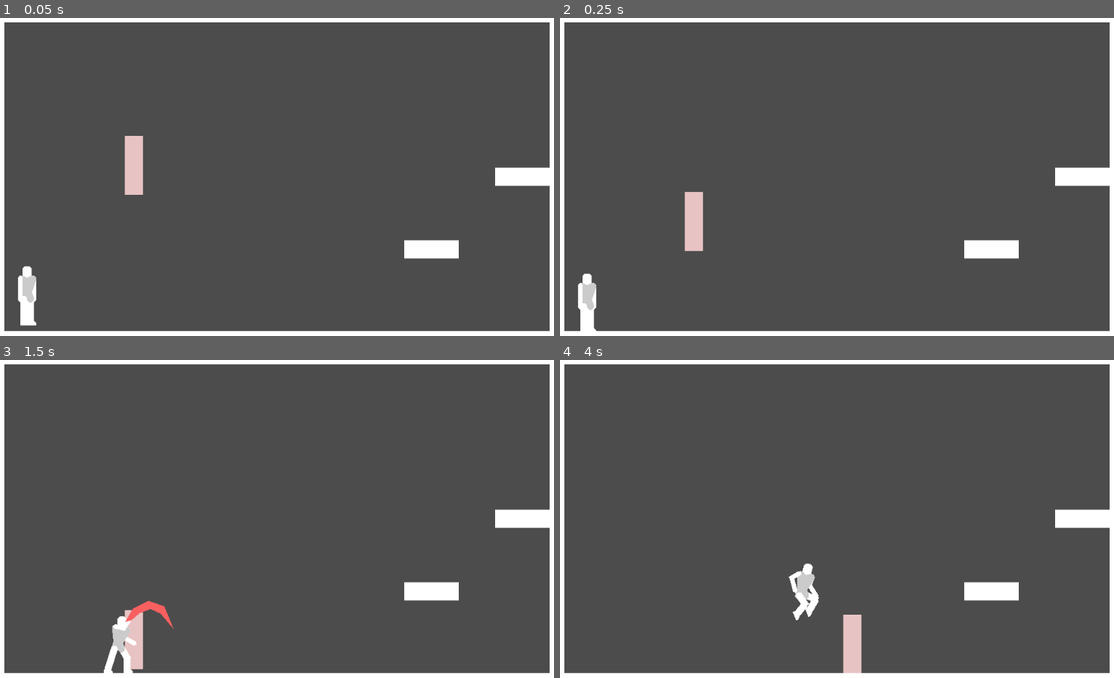
Above: before the commit, frames 1-4 (two rows, left to right).
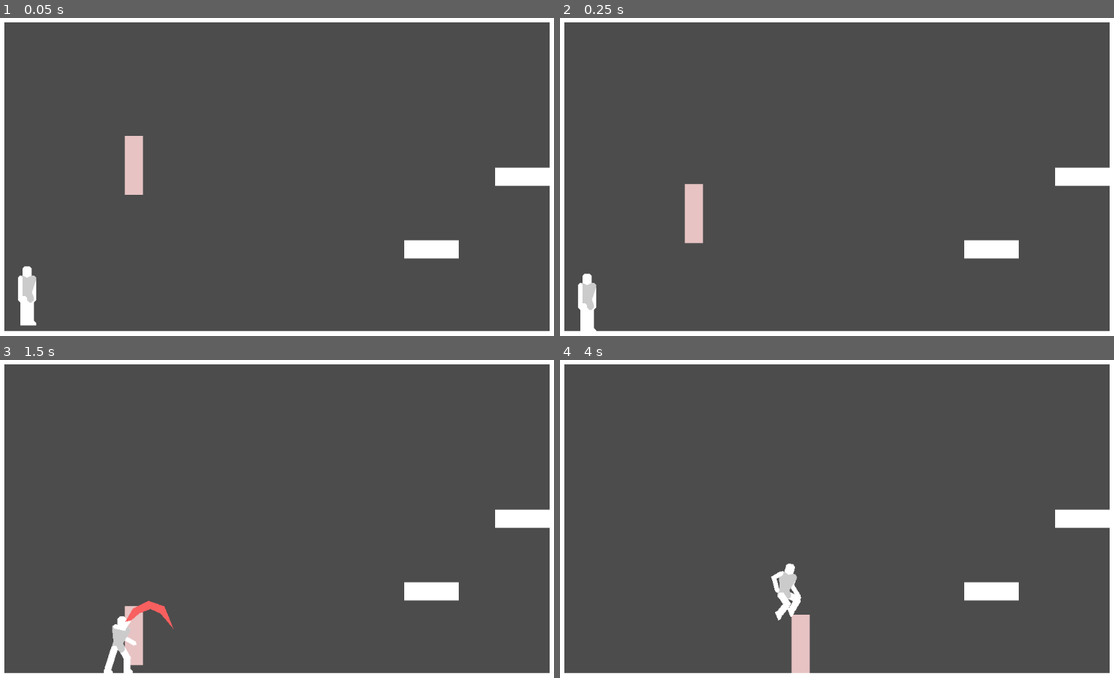
Above: after the commit, the same moments.

Repository: DarknessCatt/Lost-Soul
Game: Godot game, scene res://Maps/Debug_Map/Debug_Map.tscn
Same seed, same stepped clock (60 frames per second), same inputs: the game is played once before the commit and once after it. The project has no main scene, so this scene is started directly.
Inputs:
- Up to frame 1 (0.05 s): no input
- Up to frame 2 (0.25 s): no input
- Up to frame 3 (1.5 s): hold C (hero_attack) 0.53-1.28 s; hold Right (hero_right) from 0.53 s (still down); tap Z (hero_jump) at 0.77 s; tap C (hero_attack) at 1.35 s
- Up to frame 4 (4 s): tap Z (hero_jump) at 1.52, 3.02, 3.77 s; release Right (hero_right) at 2.03 s; hold Left (hero_left) 2.03-2.78 s; hold C (hero_attack) 2.03-2.78 s; hold Right (hero_right) from 2.78 s (still down); tap C (hero_attack) at 2.85 s; hold C (hero_attack) from 3.53 s (still down)

Frame 1 is identical in both runs. In frame 2, 0.2% of the frame differs, in the area x 22-26%, y 52-74%; in frame 3, less than 0.1%; in frame 4, 2.2%, in the area x 38-55%, y 63-99%.

Commit message:
Hitboxes Minor Improvements

Diff:
--- a/Lost_Soul/Entities/Hero/Hero.tscn
+++ b/Lost_Soul/Entities/Hero/Hero.tscn
@@ -325,7 +325,7 @@
 tracks/16/imported = false
 tracks/16/enabled = true
 tracks/16/keys = {
-"times": PoolRealArray( 0, 0.04, 0.1 ),
+"times": PoolRealArray( 0, 0.05, 0.11 ),
 "transitions": PoolRealArray( 1, 1, 1 ),
 "update": 1,
 "values": [ true, false, true ]
@@ -522,7 +522,7 @@
 tracks/15/imported = false
 tracks/15/enabled = true
 tracks/15/keys = {
-"times": PoolRealArray( 0, 0.09, 0.13 ),
+"times": PoolRealArray( 0, 0.08, 0.13 ),
 "transitions": PoolRealArray( 1, 1, 1 ),
 "update": 1,
 "values": [ true, false, true ]
@@ -534,7 +534,7 @@
 tracks/16/imported = false
 tracks/16/enabled = true
 tracks/16/keys = {
-"times": PoolRealArray( 0, 0.12, 0.15 ),
+"times": PoolRealArray( 0, 0.11, 0.16 ),
 "transitions": PoolRealArray( 1, 1, 1 ),
 "update": 1,
 "values": [ true, false, true ]
@@ -1656,7 +1656,7 @@
 radius = 40.0
 
 [sub_resource type="CircleShape2D" id=11]
-radius = 48.0
+radius = 40.0
 
 [sub_resource type="CircleShape2D" id=12]
 radius = 36.2215
@@ -1747,6 +1747,7 @@
 }
 
 [node name="Jab1" type="Node2D" parent="Body/Hitboxes"]
+visible = false
 
 [node name="Jab1_Hitbox" parent="Body/Hitboxes/Jab1" instance=ExtResource( 7 )]
 position = Vector2( 59, -28 )
@@ -1754,13 +1755,14 @@
 Id = 1
 Damage = 5
 Force = 100
-Direction = Vector2( 1, -0.1 )
+Direction = Vector2( 1, -0.5 )
 
 [node name="Jab1_Hitbox" type="CollisionShape2D" parent="Body/Hitboxes/Jab1/Jab1_Hitbox"]
 shape = SubResource( 9 )
 disabled = true
 
 [node name="Jab2" type="Node2D" parent="Body/Hitboxes"]
+visible = false
 
 [node name="Jab2_Hitbox" parent="Body/Hitboxes/Jab2" instance=ExtResource( 7 )]
 position = Vector2( 48, 24 )
@@ -1779,7 +1781,7 @@
 Body = NodePath("../../..")
 Id = 1
 Damage = 5
-Force = 300
+Force = 100
 Direction = Vector2( 1, 0 )
 
 [node name="Jab2_Hitbox2" type="CollisionShape2D" parent="Body/Hitboxes/Jab2/Jab2_Hitbox2"]
@@ -1787,35 +1789,36 @@
 disabled = true
 
 [node name="Jab3" type="Node2D" parent="Body/Hitboxes"]
+visible = false
 
 [node name="Jab3_Hitbox" parent="Body/Hitboxes/Jab3" instance=ExtResource( 7 )]
 position = Vector2( 68, -36 )
 Body = NodePath("../../..")
 Id = 1
 Damage = 5
-Force = 100
-Direction = Vector2( 0.2, 1 )
+Force = 500
+Direction = Vector2( 0, 1 )
 
 [node name="Jab3_Hitbox" type="CollisionShape2D" parent="Body/Hitboxes/Jab3/Jab3_Hitbox"]
 shape = SubResource( 12 )
 disabled = true
 
 [node name="Jab3_Hitbox2" parent="Body/Hitboxes/Jab3" instance=ExtResource( 7 )]
-position = Vector2( 92, 32 )
+position = Vector2( 92, 10 )
 Body = NodePath("../../..")
 Id = 1
 Damage = 10
-Force = 1500
+Force = 1000
 Direction = Vector2( 1, -0.1 )
 
 [node name="Jab3_Hitbox2" type="CollisionShape2D" parent="Body/Hitboxes/Jab3/Jab3_Hitbox2"]
-position = Vector2( 0, -24 )
 shape = SubResource( 13 )
 disabled = true
 
 [node name="Right_Arm" type="Polygon2D" parent="Body"]
 position = Vector2( 12, -28 )
-rotation = -0.523599
+rotation = -0.261799
+scale = Vector2( 1, 1 )
 offset = Vector2( 30.2005, 27.966 )
 polygon = PoolVector2Array( -30.2005, -31.966, -26.2005, -27.966, -26.2005, -7.96604, -34.2005, -7.96604, -34.2005, -27.966 )
 __meta__ = {
@@ -1823,8 +1826,8 @@
 }
 
 [node name="Right_Hand" type="Polygon2D" parent="Body"]
-position = Vector2( 20, -14.1436 )
-rotation = -2.61799
+position = Vector2( 16.1411, -12.5452 )
+rotation = -2.0944
 offset = Vector2( 31.8105, 42.7501 )
 polygon = PoolVector2Array( -31.8105, -46.7501, -27.8105, -42.7501, -27.8105, -18.7501, -31.8105, -14.7501, -35.8105, -18.7501, -35.8105, -42.7501 )
 __meta__ = {
@@ -1885,7 +1888,7 @@
 
 [node name="Left_Arm" type="Polygon2D" parent="Body/Hip/Torso"]
 position = Vector2( -12, -28 )
-rotation = -0.261799
+rotation = 0.261799
 offset = Vector2( 30.2005, 27.966 )
 polygon = PoolVector2Array( -30.2005, -31.966, -26.2005, -27.966, -26.2005, -7.96604, -34.2005, -7.96604, -34.193, -27.5603 )
 __meta__ = {
@@ -1894,7 +1897,7 @@
 
 [node name="Left_Hand" type="Polygon2D" parent="Body/Hip/Torso/Left_Arm"]
 position = Vector2( -2.35438e-06, 16 )
-rotation = -2.0944
+rotation = -1.309
 offset = Vector2( 31.8105, 42.7501 )
 polygon = PoolVector2Array( -31.794, -46.6744, -27.7438, -42.7252, -27.4408, -18.7271, -31.39, -14.6769, -35.4402, -18.6261, -35.7432, -42.6242 )
 __meta__ = {
@@ -1912,7 +1915,7 @@
 
 [node name="Right_Arm" type="RemoteTransform2D" parent="Body/Hip/Torso"]
 position = Vector2( 12, -28 )
-rotation = -0.523599
+rotation = -0.261799
 remote_path = NodePath("../../../Right_Arm")
 __meta__ = {
 "_edit_ik_": true
@@ -1920,7 +1923,7 @@
 
 [node name="Right_Hand" type="RemoteTransform2D" parent="Body/Hip/Torso/Right_Arm"]
 position = Vector2( 0, 16 )
-rotation = -2.0944
+rotation = -1.8326
 remote_path = NodePath("../../../../Right_Hand")
 __meta__ = {
 "_edit_bone_": true
--- a/Lost_Soul/Entities/Sandbag/Sandbag.gd
+++ b/Lost_Soul/Entities/Sandbag/Sandbag.gd
@@ -3,15 +3,15 @@
 #Movement
 const NORMAL : Vector2 = Vector2(0, -1)
 
-const GRAV : int = 3500
+const GRAV : int = 3000
 const MAX_GRAV : int = 1500
 
 const FRICTION : float = 0.7
 var speed : Vector2 = Vector2(0,0)
 
 func _hit(_damage : int, force : int, direction : Vector2):
-	print("Hit " + str(direction) + " * " + str(force))
-	self.speed = direction.normalized()*force
+	#print("Hit " + str(direction) + " * " + str(force))
+	self.speed += direction.normalized()*force
 
 func _physics_process(delta):
 
